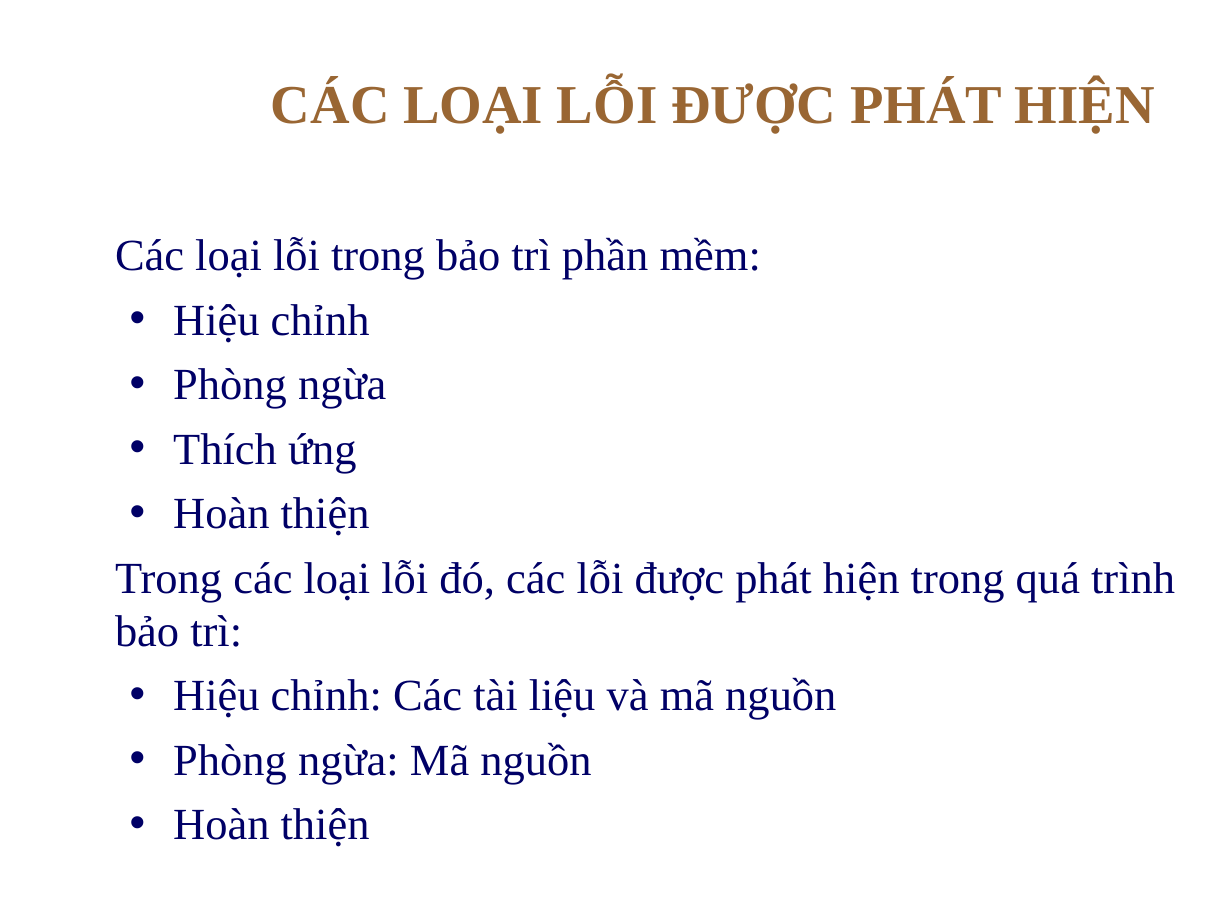
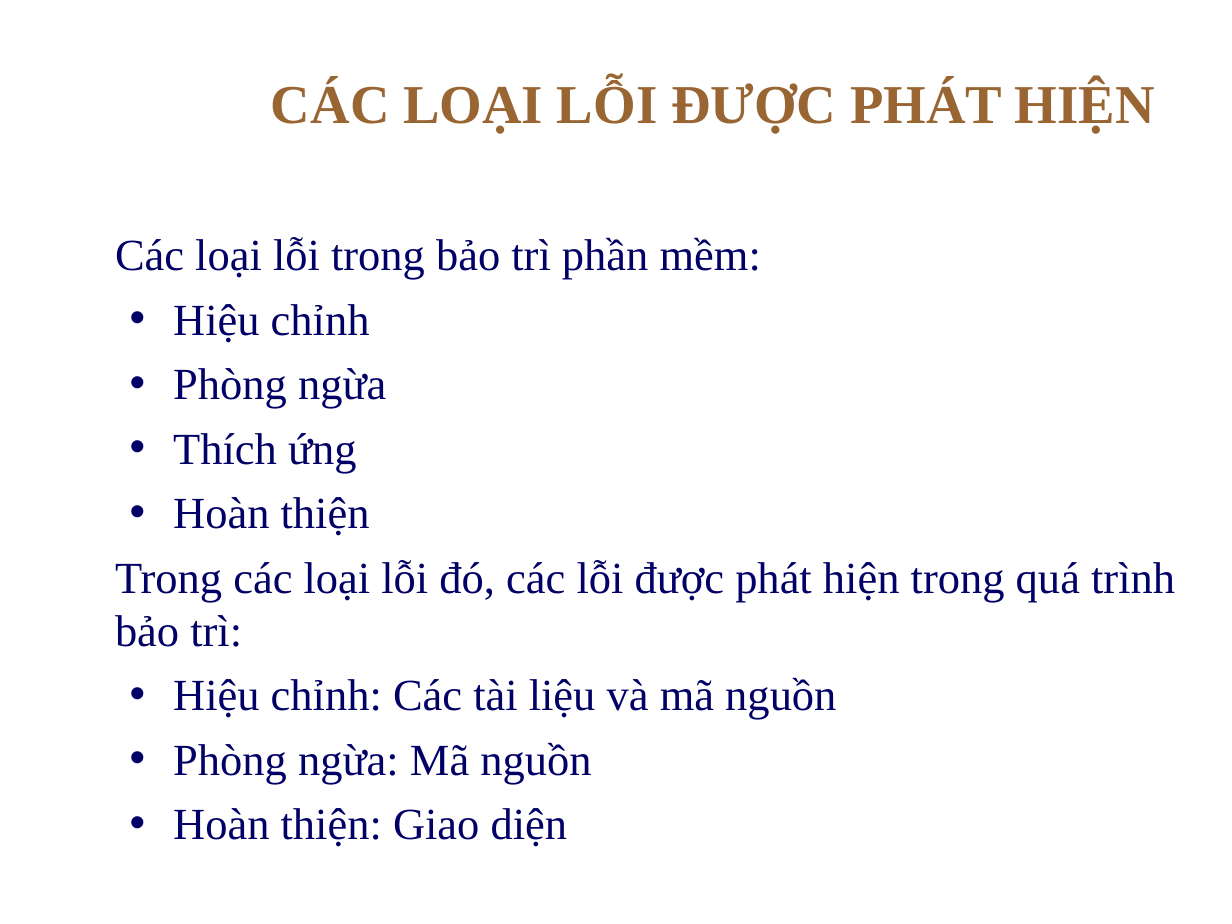
Before and after one commit to thanhphi0127/manager-configuration, a slide deck: slide 7 of doc/baitapso2/BAOTRI_BAITAP2__update.ppt. Drawn at 1232x924 pixels with LibreOffice and Linux fonts; fonts in the diff are those of the drawing; background and template pictures are left out. Boxes give left, top, right and bottom in pixels: in the first picture for what was removed or moved away, otherwise in the second. Text is boxed around its words. In the diff, an @@ line names an element or a change of style, - is before the commit and + after.

```diff
--- a/doc/baitapso2/BAOTRI_BAITAP2__update.ppt
+++ b/doc/baitapso2/BAOTRI_BAITAP2__update.ppt
@@ text at (173, 808, 568, 847): text changed @@
-• Hoàn thiện
+• Hoàn thiện: Giao diện
```
Also in this commit, not shown: 2 other slides changed, 6 slides added.
